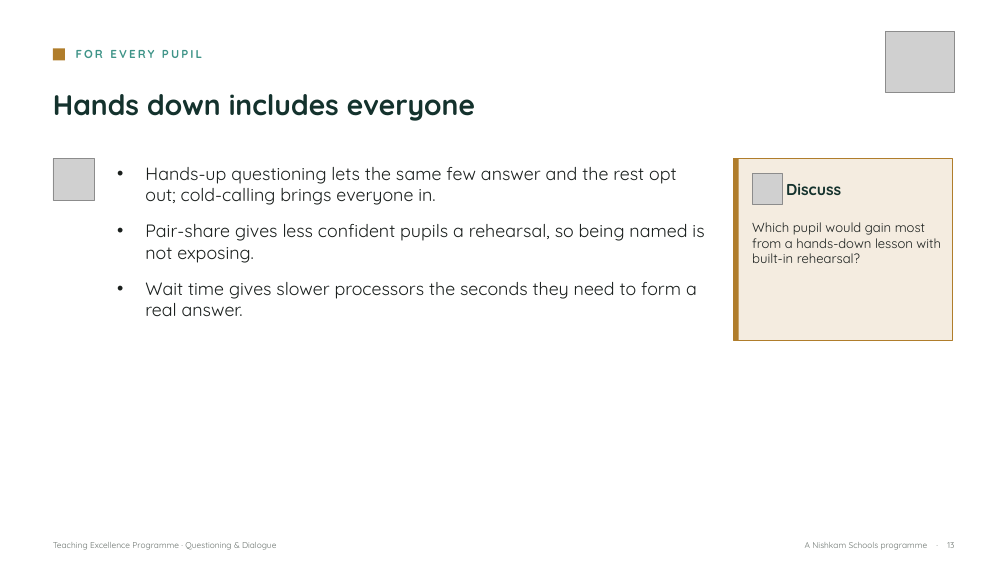
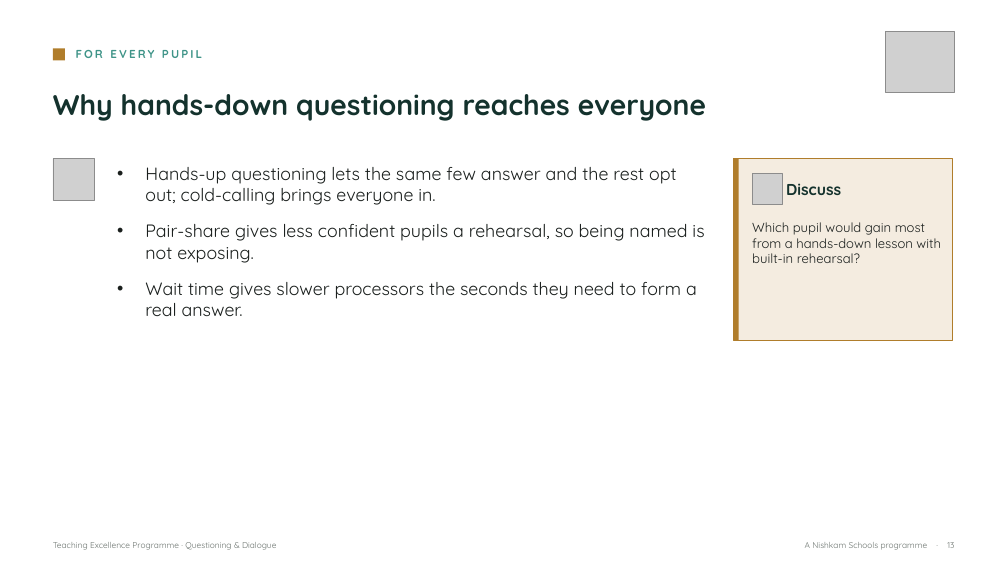
Before and after one commit to NSWLTandL/teachinglearninghub, a slide deck: slide 13 of Pillar5-Questioning-and-Dialogue-facilitator-deck.pptx. Drawn at 1008x567 pixels with LibreOffice and Linux fonts; fonts in the diff are those of the drawing; grey boxes stand for pictures. Boxes give left, top, right and bottom in pixels: in the first picture for what was removed or moved away, otherwise in the second. Text is boxed around its words. In the diff, an @@ line names an element or a change of style, - is before the commit and + after.

```diff
--- a/Pillar5-Questioning-and-Dialogue-facilitator-deck.pptx
+++ b/Pillar5-Questioning-and-Dialogue-facilitator-deck.pptx
@@ text at bbox=[53, 94, 706, 121]: text changed @@
-Hands down includes everyone
+Why hands-down questioning reaches everyone
```
Also in this commit, not shown: 4 other slides changed, 13 other files.
